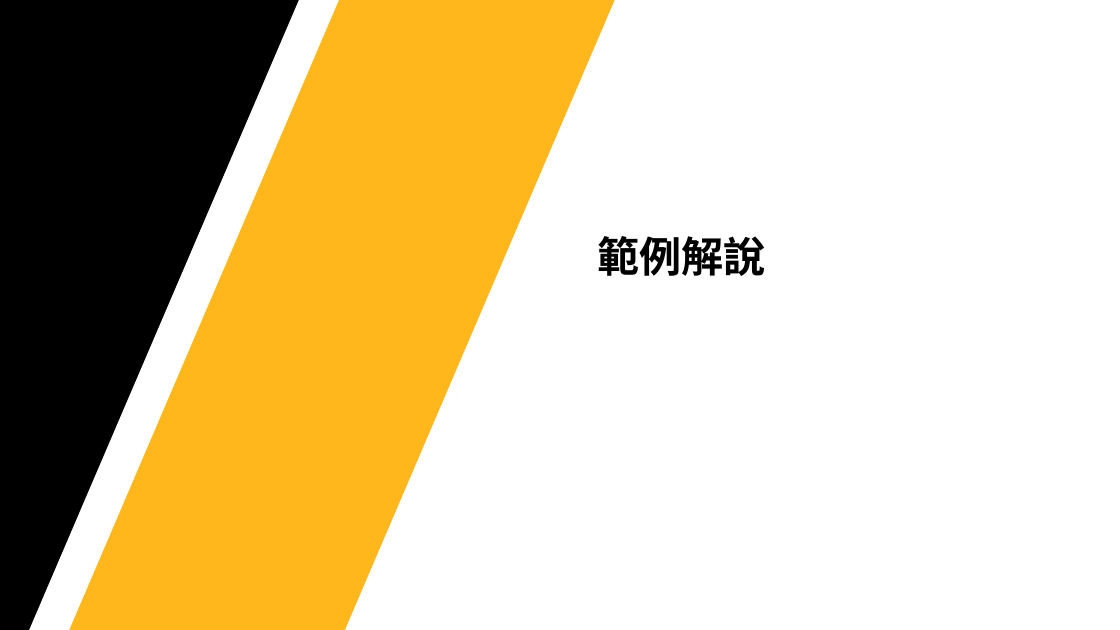
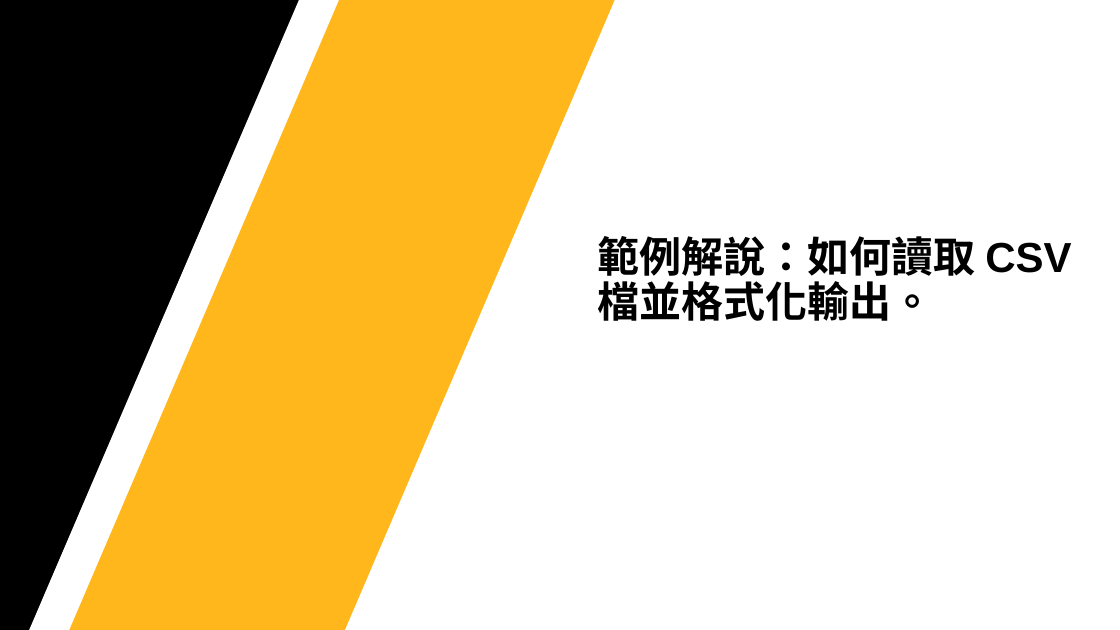
Before and after one commit to Jerrick-cheng/AEDT-Automation-Camp, a slide deck: slide 11 of 上課教材/Week3.pptx (slide 12 before the commit). Drawn at 1120x630 pixels with LibreOffice and Linux fonts; fonts in the diff are those of the drawing; background and template pictures are left out. Boxes give left, top, right and bottom in pixels: in the first picture for what was removed or moved away, otherwise in the second. Text is boxed around its words. In the diff, an @@ line names an element or a change of style, - is before the commit and + after.

```diff
--- a/上課教材/Week3.pptx
+++ b/上課教材/Week3.pptx
@@ text at (x1=598, y1=236, x2=976, y2=321): text changed @@
-範例解說
+範例解說：如何讀取 CSV檔並格式化輸出。
```
Also in this commit, not shown: 2 other slides changed, 1 slide removed, 2 other files.
